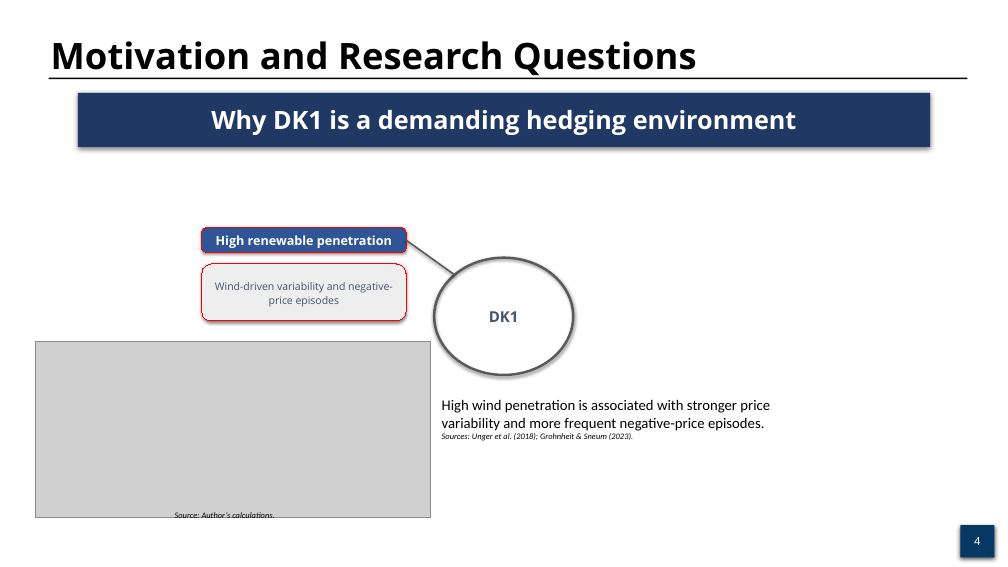
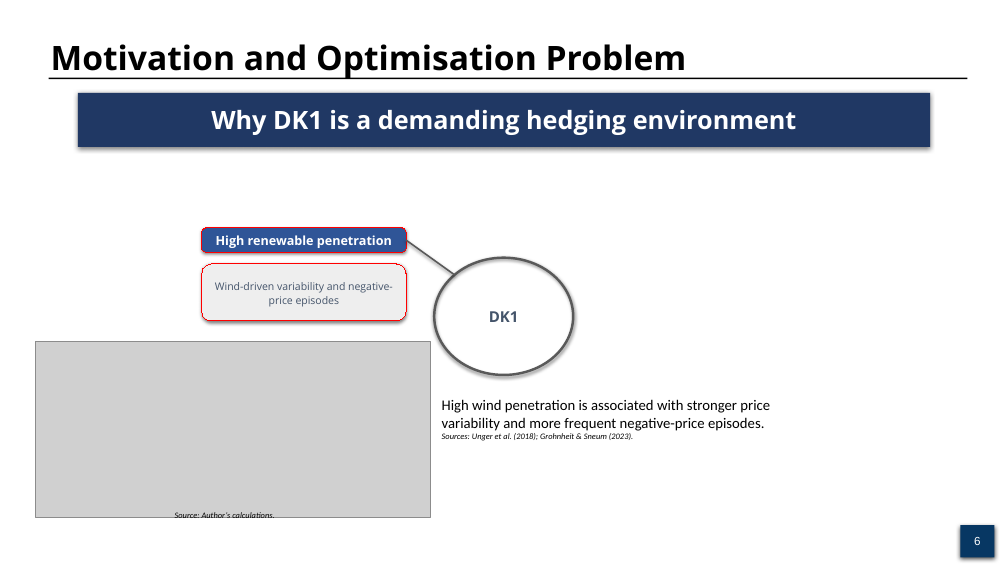
Before and after one commit to AkramBenaissa/Optimisation_electricitycosts, a slide deck: slide 6 of OptimProjectPrez.pptx (slide 4 before the commit). Drawn at 1008x567 pixels with LibreOffice and Linux fonts; fonts in the diff are those of the drawing; grey boxes stand for pictures. Boxes give left, top, right and bottom in pixels: in the first picture for what was removed or moved away, otherwise in the second. Text is boxed around its words. In the diff, an @@ line names an element or a change of style, - is before the commit and + after.

```diff
--- a/OptimProjectPrez.pptx
+++ b/OptimProjectPrez.pptx
@@ text at box(51, 44, 687, 79): text changed; size 34.7 to 32 pt @@
-Motivation and Research Questions
+Motivation and Optimisation Problem
@@ page number at box(974, 537, 980, 545): text changed @@
-4
+6
```
Also in this commit, not shown: 11 other slides changed, 9 slides added, 4 slides removed, 1 other file.
